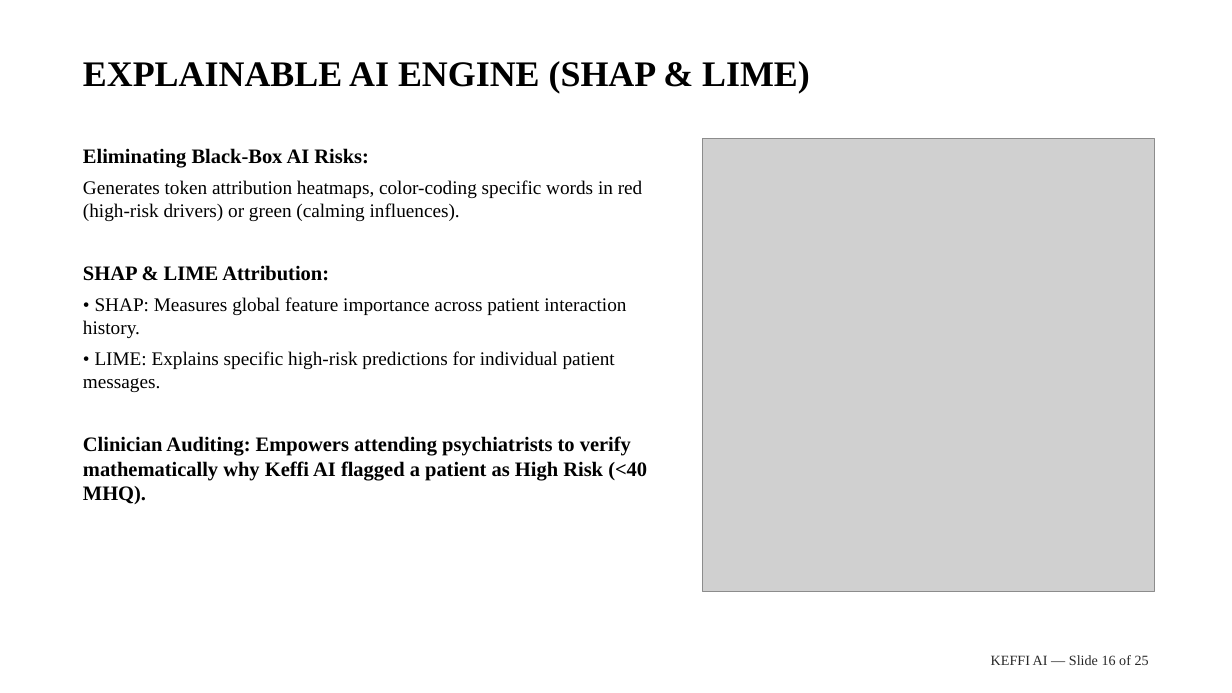
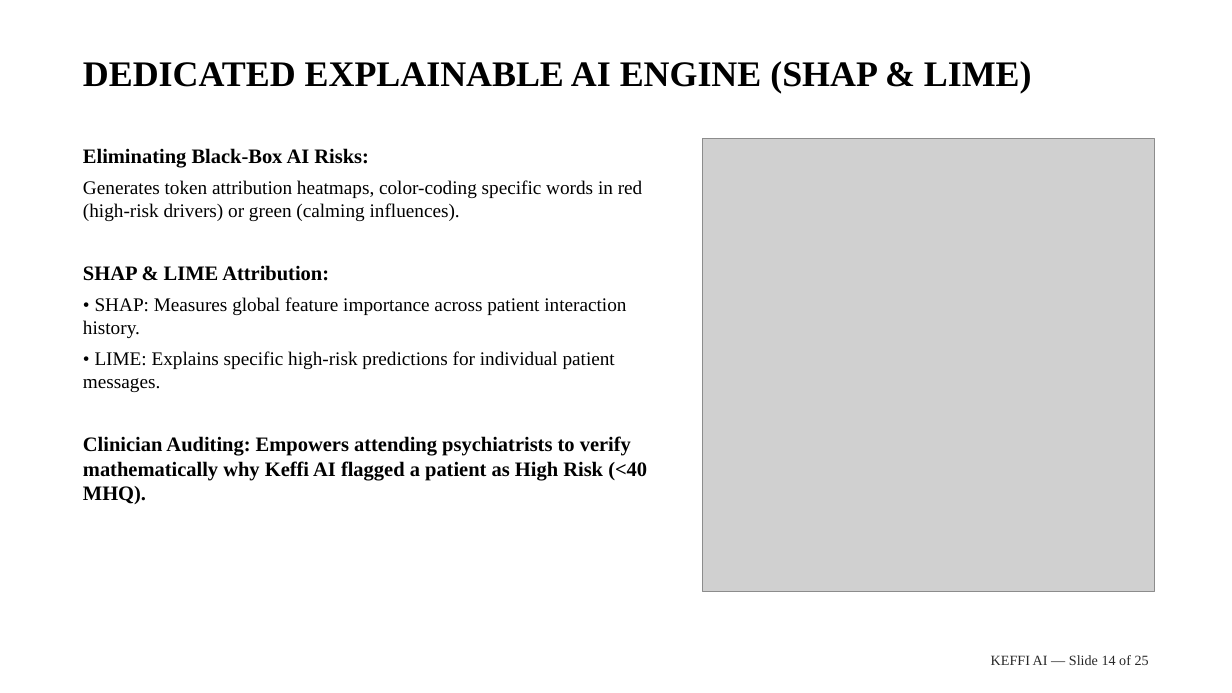
Before and after one commit to balajikrishnan031/Keffi-Test, a slide deck: slide 14 of Final_Submission_Pack/KEFFI_PURE_WHITE_TIMES_ROMAN_25_SLIDE_MASTER.pptx (slide 16 before the commit). Drawn at 1232x693 pixels with LibreOffice and Linux fonts; fonts in the diff are those of the drawing; grey boxes stand for pictures. Boxes give left, top, right and bottom in pixels: in the first picture for what was removed or moved away, otherwise in the second. Text is boxed around its words. In the diff, an @@ line names an element or a change of style, - is before the commit and + after.

```diff
--- a/Final_Submission_Pack/KEFFI_PURE_WHITE_TIMES_ROMAN_25_SLIDE_MASTER.pptx
+++ b/Final_Submission_Pack/KEFFI_PURE_WHITE_TIMES_ROMAN_25_SLIDE_MASTER.pptx
@@ text at [83, 61, 1032, 94]: text changed @@
-EXPLAINABLE AI ENGINE (SHAP & LIME)
+DEDICATED EXPLAINABLE AI ENGINE (SHAP & LIME)
@@ text at [991, 655, 1149, 665]: text changed @@
-KEFFI AI — Slide 16 of 25
+KEFFI AI — Slide 14 of 25
```
Also in this commit, not shown: 19 other slides changed, 2 slides added, 2 slides removed, 3 other files.
